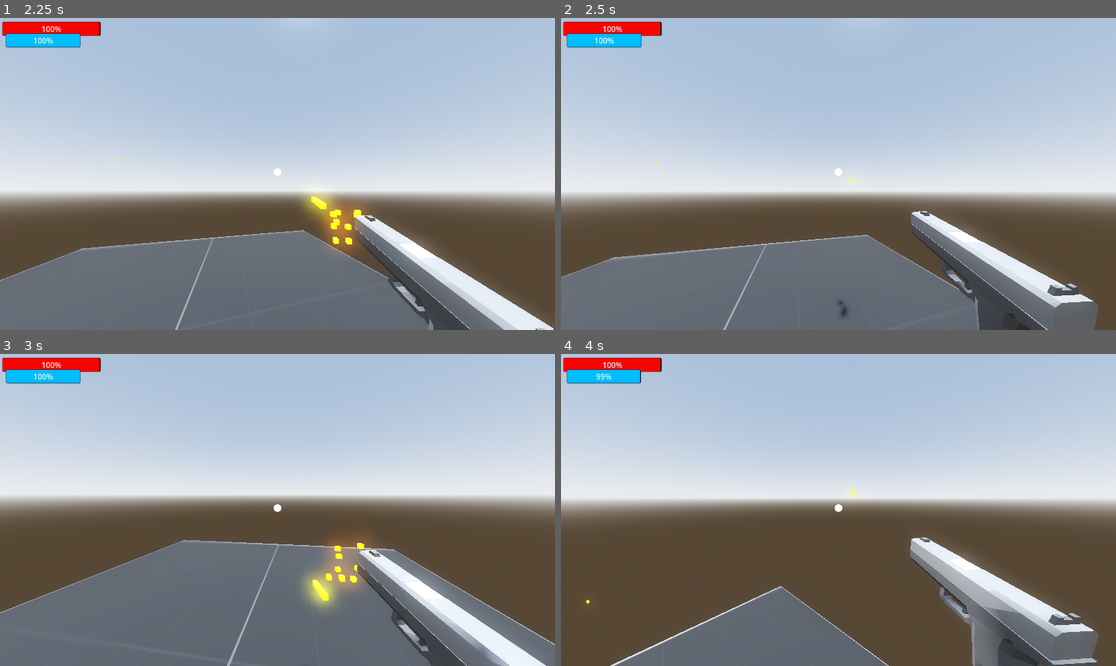
Above: before the commit, frames 1-4 (two rows, left to right).
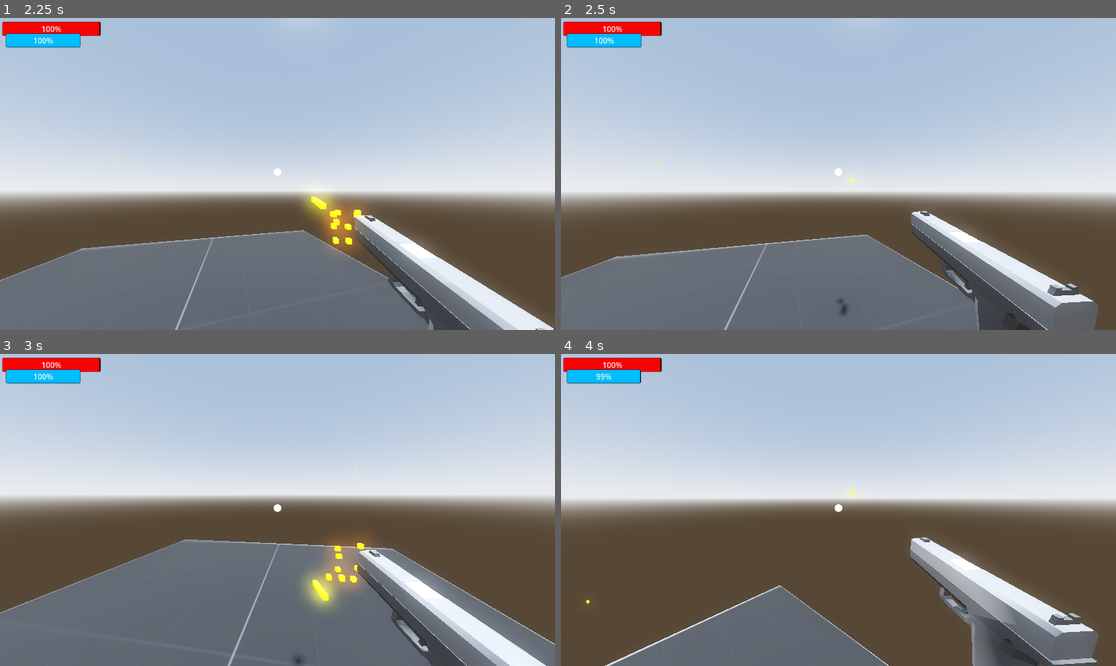
Above: after the commit, the same moments.

Repository: OliverSkogsrud/shooter
Game: Godot game, scene res://Scenes/world.tscn
Same seed, same stepped clock (60 frames per second), same inputs: the game is played once before the commit and once after it.
Inputs (mouse positions are in pixels of both pictures, inside the frame that each line leads up to):
- Up to frame 1 (2.25 s): tap Enter (ui_accept) at 0.5, 0.77, 1.52 s; move the mouse to (305, 174) at 0.52 s; tap A (a) at 0.6 s; click (305, 174) at 0.67 s; tap D (d) at 0.8, 1.35 s; move the mouse to (249, 174) at 1.27 s; click (249, 174) at 1.42 s; tap S (s) at 1.55, 2.1 s; move the mouse to (288, 167) at 2.02 s; click (288, 167) at 2.17 s
- Up to frame 2 (2.5 s): tap Ctrl (slide) at 2.3 s
- Up to frame 3 (3 s): move the mouse to (271, 516) at 2.77 s; tap Ctrl (slide) at 2.85 s; click (271, 516) at 2.92 s
- Up to frame 4 (4 s): tap Enter (ui_accept) at 3.02, 3.77 s; tap Shift (sprint) at 3.05, 3.6 s; move the mouse to (877, 513) at 3.52 s; click (877, 513) at 3.67 s; tap W (w) at 3.8 s

Frame 1 is identical in both runs. In frame 2, 0.2% of the frame differs, in the area x 0-74%, y 45-100%; in frame 3, 0.6%; in frame 4, 0.7%, in the area x 7-83%, y 42-100%.

Commit message:
bug fixing sliding

Diff:
--- a/scripts/player.gd
+++ b/scripts/player.gd
@@ -180,8 +180,7 @@
 		canShoot = true
 
 func sprint_state():
-	slide_speed = 9.0
-	if not sliding and SPEED > 1:
+	if not sliding:
 		SPEED = 9.0
 		stamina -= 1
 
@@ -254,15 +253,14 @@
 			can_slide = true
 			state = RUN
 
-		velocity = look_dir * slide_speed
-
 		if get_floor_angle() >= 0.2 and sliding:
 			slide_speed = slide_speed + get_floor_angle() * 1.5
 
-		if slide_speed > 40:
-			slide_speed = 40
-
-		slide_speed -= 0.8
+		if slide_speed > 10:
+			slide_speed = 1
+
+		slide_speed -= 0.5
+		velocity = look_dir * slide_speed
 		print(slide_speed)
 
 		await get_tree().create_timer(0.1).timeout
